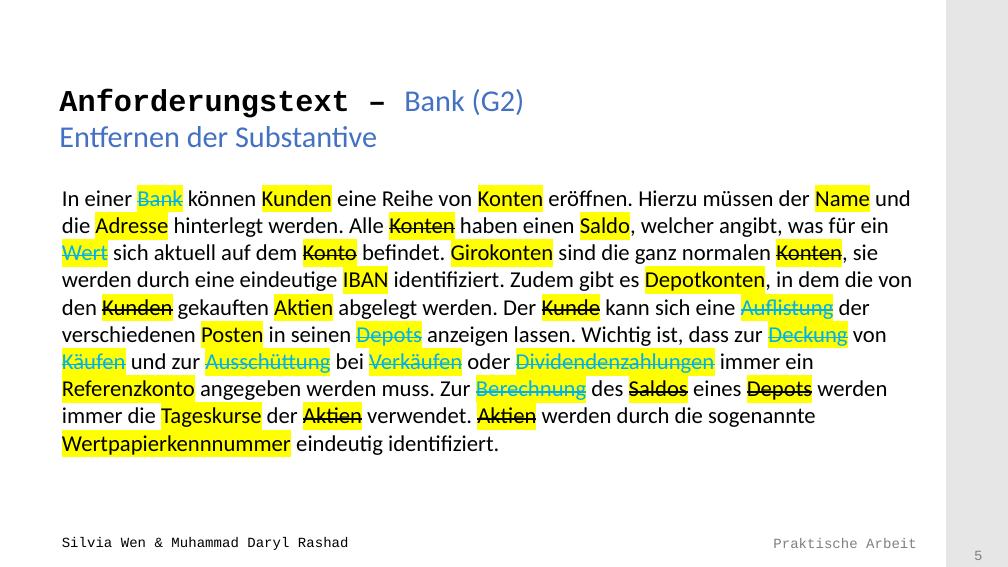
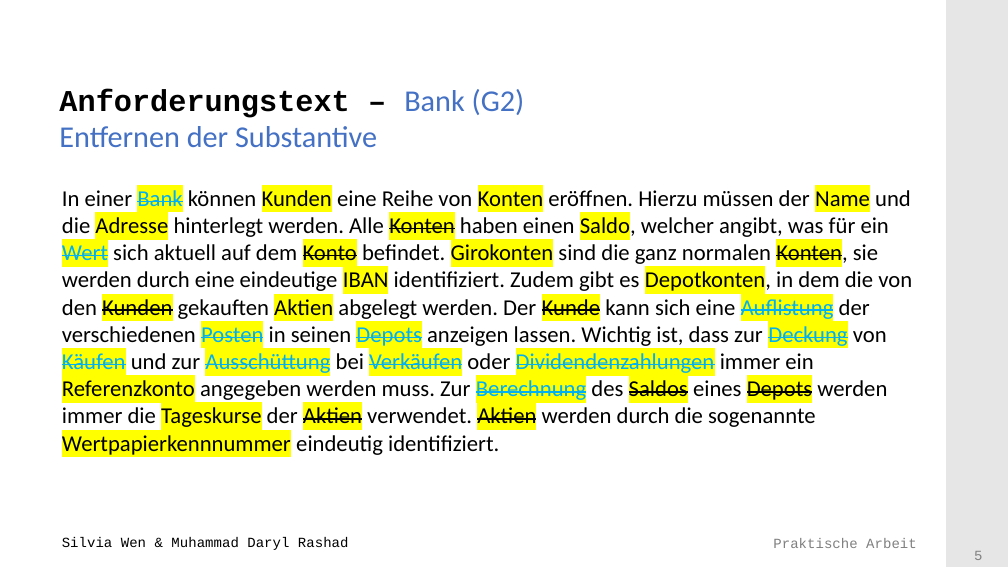
Before and after one commit to Mufasaxi/SimpleBank, a slide deck: slide 5 of Vorlage_Praesentation_2022_Subgroup_2_4_OOA.pptx. Drawn at 1008x567 pixels with LibreOffice and Linux fonts; fonts in the diff are those of the drawing; background and template pictures are left out. Boxes give left, top, right and bottom in pixels: in the first picture for what was removed or moved away, otherwise in the second. Text is boxed around its words. In the diff, an @@ line names an element or a change of style, - is before the commit and + after.

```diff
--- a/Vorlage_Praesentation_2022_Subgroup_2_4_OOA.pptx
+++ b/Vorlage_Praesentation_2022_Subgroup_2_4_OOA.pptx
@@ text "In einer Bank können Kunden ..." at [62, 187, 912, 458]: text colour #000000 to #00B0F0, strikethrough on in "Posten" @@
```
Also in this commit, not shown: 4 other slides changed.
